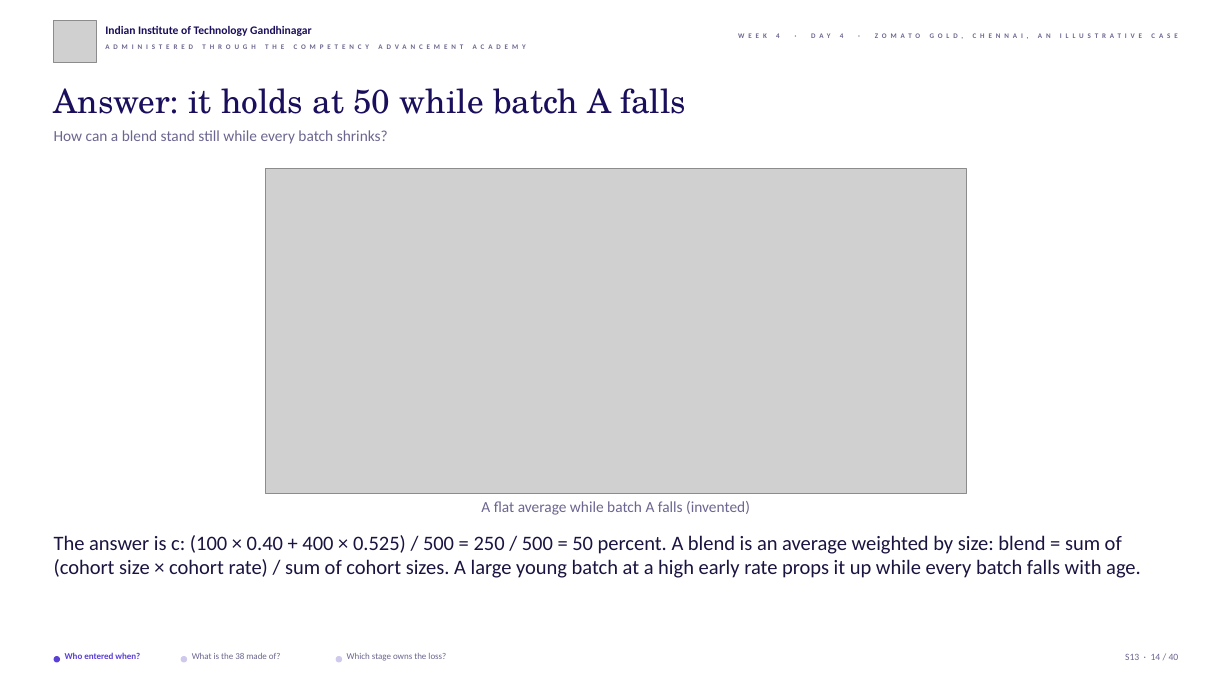
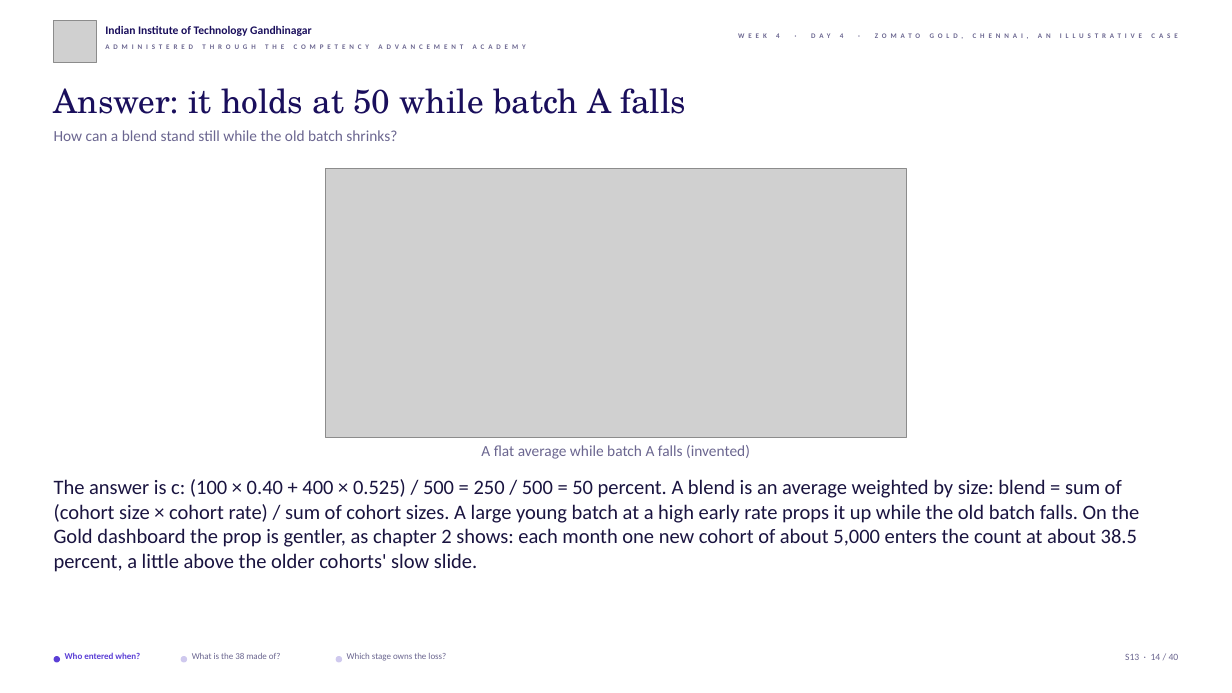
Before and after one commit to fde-academy-lab/c2-content-factory, a slide deck: slide 14 of content/W04/D4/slides/C2_W04_D04_half1_STUDENT.pptx. Drawn at 1232x693 pixels with LibreOffice and Linux fonts; fonts in the diff are those of the drawing; grey boxes stand for pictures; background and template pictures are left out. Boxes give left, top, right and bottom in pixels: in the first picture for what was removed or moved away, otherwise in the second. Text is boxed around its words. In the diff, an @@ line names an element or a change of style, - is before the commit and + after.

```diff
--- a/content/W04/D4/slides/C2_W04_D04_half1_STUDENT.pptx
+++ b/content/W04/D4/slides/C2_W04_D04_half1_STUDENT.pptx
@@ text at bbox=[54, 130, 397, 141]: text changed @@
-How can a blend stand still while every batch shrinks?
+How can a blend stand still while the old batch shrinks?
@@ picture: place and size @@
-picture at bbox=[265, 168, 967, 494]
+picture at bbox=[326, 168, 907, 437]
@@ text "A flat average while batch ...": place and size @@
-text "A flat average while batch ..." at bbox=[481, 501, 750, 515]
+text "A flat average while batch ..." at bbox=[481, 445, 750, 459]
@@ text at bbox=[54, 479, 1140, 572]: text changed @@
-The answer is c: (100 × 0.40 + 400 × 0.525) / 500 = 250 / 500 = 50 percent. A blend is an average weighted by size: blend = sum of (cohort size × cohort rate) / sum of cohort sizes. A large young batch at a high early rate props it up while every batch falls with age.
+The answer is c: (100 × 0.40 + 400 × 0.525) / 500 = 250 / 500 = 50 percent. A blend is an average weighted by size: blend = sum of (cohort size × cohort rate) / sum of cohort sizes. A large young batch at a high early rate props it up while the old batch falls. On the Gold dashboard the prop is gentler, as chapter 2 shows: each month one new cohort of about 5,000 enters the count at about 38.5 percent, a little above the older cohorts' slow slide.
```
Also in this commit, not shown: 23 other slides changed, 5 other files.
